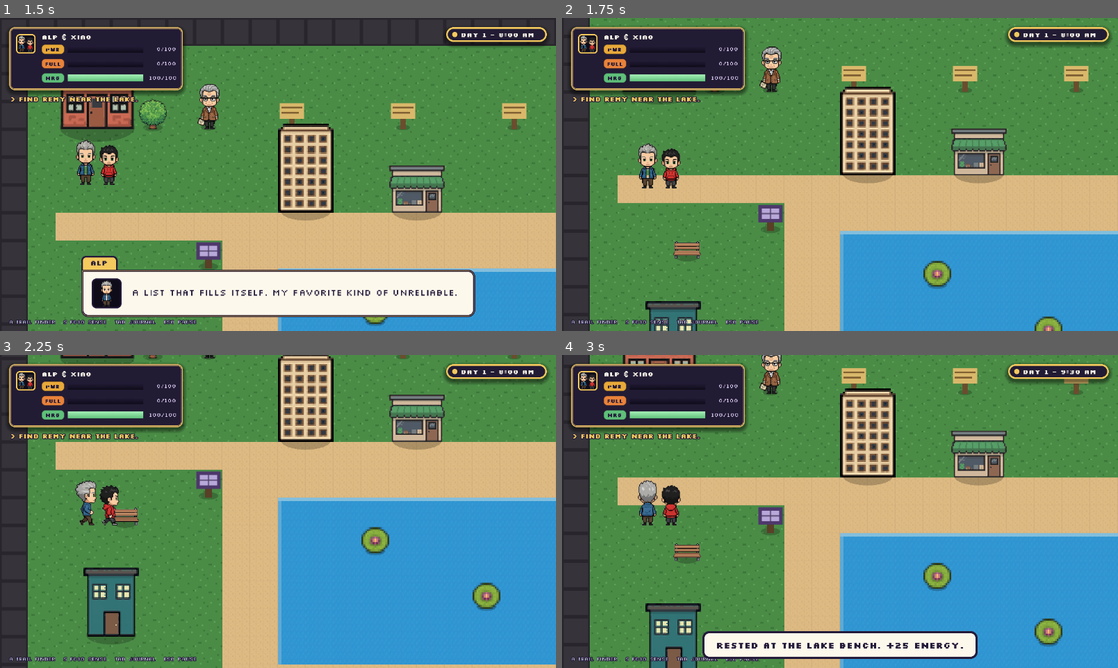
Above: before the commit, frames 1-4 (two rows, left to right).
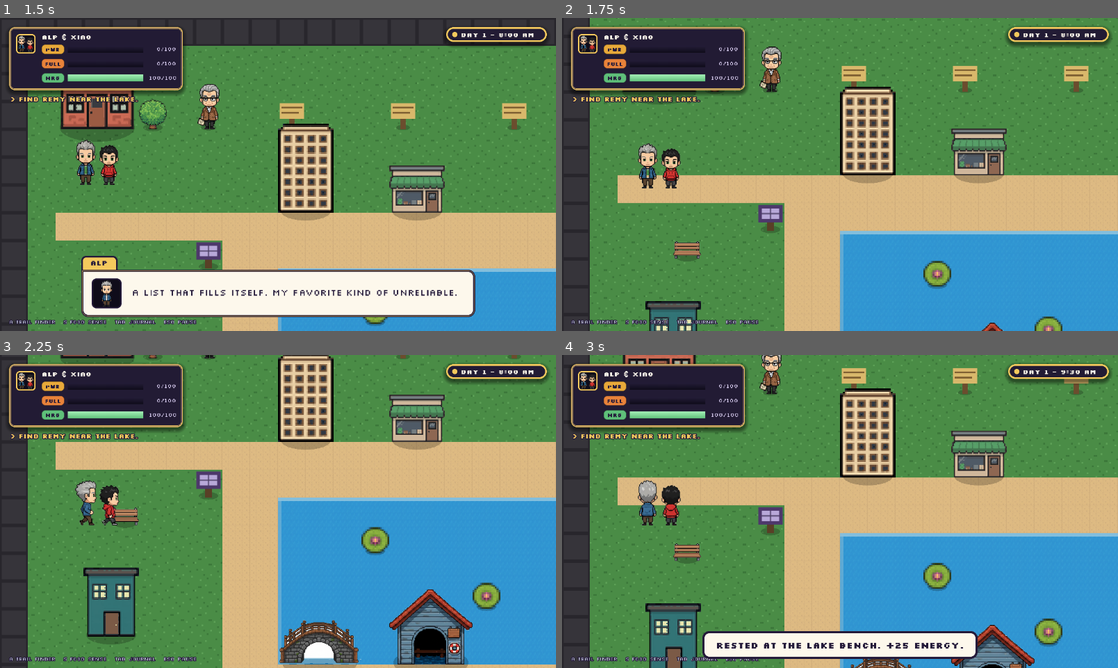
Above: after the commit, the same moments.

Repository: alexselig/la-food-quest
Game: Godot game, scene res://scenes/title.tscn
Two runs of this game, one before a commit and one after it. Both use one fixed random seed, a clock stepped at 60 frames per second and the inputs below.
Inputs:
- Up to frame 1 (1.5 s): tap Enter (ui_accept) at 0.5, 0.77, 1.25 s; hold Right (ui_right) 0.53-1.28 s; tap L at 0.6, 1.35 s; hold Down (ui_down) from 1.28 s (still down)
- Up to frame 2 (1.75 s): keep holding Down (ui_down); tap Enter (ui_accept) at 1.52 s
- Up to frame 3 (2.25 s): release Down (ui_down) at 2.03 s; hold Right (ui_right) from 2.03 s (still down); tap Q at 2.1 s
- Up to frame 4 (3 s): tap L at 2.3 s; tap Enter (ui_accept) at 2.75 s; release Right (ui_right) at 2.78 s; hold Up (ui_up) from 2.78 s (still down); tap Space at 2.85 s

Frame 1 is identical in both runs. In frame 2, less than 0.1% of the frame differs, in the area x 75-80%, y 97-100%; in frame 3, 4.4%, in the area x 50-85%, y 74-100%; in frame 4, 1.3%.

Commit message:
Level 1: real pickup objects, lake landmarks, and a clearer exit gate
Pickups: chain pin, oil can, and bell now render as distinct objects instead of
identical glowing gems (_draw_item switches on item id).

Landmarks (AI pixel-art matched to the building style): a boathouse beside Nia,
an arched bridge by the chain pin, a maintenance shed by the oil can, and a
fountain in the lakeside plaza. Added to echo_park obstacles + sprite loading.

Exit gate UX: the gate now renders open (green) the moment every task but walking
through is done, and locked (red) otherwise, refreshing live as steps complete.
The locked message lists how many tasks remain and the next one, and the HUD
objective announces when you're clear to head for the gate. Fixes the confusion
where the gate looked/stayed shut after fixing the bike while another step (e.g.
finding the real scent or repairing the lake map) was still pending.

Adds tools/gen_l1_art.py (landmark generator; key read from a gitignored env).

Co-authored-by: Copilot <223556219+Copilot@users.noreply.github.com>
Copilot-Session: 8fbc18d6-581f-49a3-a43e-86521cc1b0f3

Diff:
--- a/scripts/data/game_data.gd
+++ b/scripts/data/game_data.gd
@@ -102,6 +102,10 @@
 			{"id": "lotus", "rect": [13, 10, 1, 1]},
 			{"id": "lotus", "rect": [17, 12, 1, 1]},
 			{"id": "lotus", "rect": [20, 11, 1, 1]},
+			{"id": "bridge", "rect": [10, 12, 3, 3]},
+			{"id": "boathouse", "rect": [14, 12, 3, 3]},
+			{"id": "shed", "rect": [27, 10, 2, 2]},
+			{"id": "fountain", "rect": [19, 17, 2, 2]},
 		],
 		"objects": [
 			{"type": "rest_point", "id": "home", "name": "Apartment", "rect": [2, 2, 3, 2], "mode": "home", "sprite": "home"},
--- a/scripts/level_controller.gd
+++ b/scripts/level_controller.gd
@@ -56,7 +56,7 @@
 	_setup_camera()
 	_setup_hud()
 	if quests:
-		quests.quest_updated.connect(func(_q): _refresh_objective())
+		quests.quest_updated.connect(_on_quest_updated)
 	if dlg:
 		dlg.dialogue_finished.connect(_on_dialogue_finished)
 	_refresh_objective()
@@ -290,18 +290,36 @@
 	if quests.is_complete(qid):
 		_complete_level(next_level, next_spawn)
 		return ""
-	var others_done := true
-	for s in (data.get_quest(qid).get("steps", []) if data else []):
-		var sid3 := String(s.get("id", ""))
-		if sid3 != "reach_exit" and not quests.is_step_done(qid, sid3):
-			others_done = false
-	if not others_done:
-		return "The gate stays shut. First: %s" % quests.current_objective(qid)
+	var remaining := _remaining_exit_steps()
+	if not remaining.is_empty():
+		var extra := "" if remaining.size() == 1 else " - %d tasks left" % remaining.size()
+		return "The gate is locked%s. Next: %s" % [extra, remaining[0]]
 	if need_ab != "" and not gs.has_ability(need_ab):
 		return "You need the %s to clear the way here." % _ability_label(need_ab)
 	quests.note_step("reach_exit")
 	_complete_level(next_level, next_spawn)
 	return ""
+
+# Step texts still needed before the exit gate opens (excludes reach_exit itself).
+func _remaining_exit_steps() -> Array:
+	var out: Array = []
+	var qid := String(level.get("completion_quest_id", ""))
+	if quests == null or qid == "" or data == null:
+		return out
+	for s in data.get_quest(qid).get("steps", []):
+		var sid := String(s.get("id", ""))
+		if sid != "reach_exit" and not quests.is_step_done(qid, sid):
+			out.append(String(s.get("text", sid)))
+	return out
+
+# True once everything but walking through the exit is done (gate shows open).
+func _exit_ready() -> bool:
+	var qid := String(level.get("completion_quest_id", ""))
+	if quests == null or qid == "":
+		return true
+	if quests.is_complete(qid):
+		return true
+	return _remaining_exit_steps().is_empty()
 
 func _ability_label(id: String) -> String:
 	match id:
@@ -429,12 +447,19 @@
 	add_child(JournalScript.new())
 	add_child(PauseMenuScript.new())
 
+func _on_quest_updated(_q) -> void:
+	_refresh_objective()
+	queue_redraw()   # keep the exit gate's locked/open state in sync
+
 func _refresh_objective() -> void:
 	if hud == null or quests == null:
 		return
 	var qid := String(level.get("completion_quest_id", ""))
 	if qid != "" and quests.is_active(qid):
-		hud.set_objective(quests.current_objective(qid))
+		if _exit_ready():
+			hud.set_objective("All tasks done - head to the Silver Lake gate!")
+		else:
+			hud.set_objective(quests.current_objective(qid))
 	elif qid != "" and quests.is_complete(qid):
 		hud.set_objective("Ride to the exit!")
 	else:
@@ -454,7 +479,8 @@
 	_pavement = _tex("res://assets/tiles/pavement.png")
 	_star = _tex("res://assets/fx/star.png")
 	for id in ["ramen", "taco", "boba", "diner", "dumpling", "home", "golden_ladle",
-			"fill_apartment_a", "fill_apartment_b", "fill_office", "fill_shop_a", "fill_shop_b", "fill_house"]:
+			"fill_apartment_a", "fill_apartment_b", "fill_office", "fill_shop_a", "fill_shop_b", "fill_house",
+			"boathouse", "bridge", "shed", "fountain"]:
 		_sprites[id] = _tex("res://assets/buildings/%s.png" % id)
 	_sprites["park"] = _tex("res://assets/buildings/park.png")
 	_sprites["npc"] = _tex("res://assets/props/npc.png")
@@ -563,7 +589,7 @@
 		"sign":
 			_draw_sign(px, py, pw, ph)
 		"item":
-			_draw_item(px, py, pw, ph)
+			_draw_item(String(o.get("id", "")), px, py, pw, ph)
 		"puzzle":
 			_draw_puzzle_board(o, px, py, pw, ph)
 		"exit":
@@ -663,17 +689,67 @@
 	draw_rect(Rect2(px + 2, py + 3, pw - 4, 1), Color(0.5, 0.38, 0.2))
 	draw_rect(Rect2(px + 2, py + 6, pw - 6, 1), Color(0.5, 0.38, 0.2))
 
-func _draw_item(px: float, py: float, pw: float, ph: float) -> void:
+func _draw_item(id: String, px: float, py: float, pw: float, ph: float) -> void:
 	var t := Time.get_ticks_msec() / 1000.0
-	var bob := sin(t * 3.0) * 1.5
+	var bob := sin(t * 3.0) * 1.4
 	var cx := px + pw * 0.5
 	var cy := py + ph * 0.5 + bob
-	_shadow(cx, py + ph - 1, pw * 0.45)
-	draw_circle(Vector2(cx, cy), 5.5, Color(1.0, 0.95, 0.5, 0.35))  # halo
-	# diamond gem
-	var pts := PackedVector2Array([Vector2(cx, cy - 4), Vector2(cx + 4, cy), Vector2(cx, cy + 4), Vector2(cx - 4, cy)])
-	draw_colored_polygon(pts, Color(0.98, 0.82, 0.30))
-	draw_line(Vector2(cx, cy - 4), Vector2(cx, cy + 4), Color(1, 1, 0.8, 0.8), 1.0)
+	_shadow(cx, py + ph - 1, pw * 0.4)
+	draw_circle(Vector2(cx, cy), 6.5, Color(1.0, 0.96, 0.6, 0.16))   # soft collectible glow
+	match id:
+		"chain_pin":
+			_draw_chain_pin(cx, cy)
+		"oil":
+			_draw_oil_can(cx, cy)
+		"bell_screw":
+			_draw_bell(cx, cy)
+		_:
+			var pts := PackedVector2Array([Vector2(cx, cy - 4), Vector2(cx + 4, cy), Vector2(cx, cy + 4), Vector2(cx - 4, cy)])
+			draw_colored_polygon(pts, Color(0.98, 0.82, 0.30))
+			draw_line(Vector2(cx, cy - 4), Vector2(cx, cy + 4), Color(1, 1, 0.8, 0.8), 1.0)
+	# twinkle so it still reads as a pickup
+	var sp: float = 0.5 + 0.5 * sin(t * 5.0)
+	draw_circle(Vector2(cx + 4.5, cy - 5.0), 1.0, Color(1, 1, 1, 0.35 + 0.45 * sp))
+
+const _INK := Color(0.12, 0.10, 0.14)
+const _STEEL := Color(0.76, 0.79, 0.86)
+const _STEEL_HI := Color(0.94, 0.96, 1.0)
+
+func _draw_chain_pin(cx: float, cy: float) -> void:
+	# a steel cotter/chain pin: looped head, straight shaft, split legs
+	draw_rect(Rect2(cx - 2, cy - 2, 4, 9), _INK)                     # shaft outline
+	draw_rect(Rect2(cx - 1, cy - 1, 2, 7), _STEEL)                   # shaft
+	draw_line(Vector2(cx - 0.2, cy - 1), Vector2(cx - 0.2, cy + 5), _STEEL_HI, 0.8)
+	draw_rect(Rect2(cx - 1.6, cy + 5, 1.1, 2.2), _STEEL)            # left leg
+	draw_rect(Rect2(cx + 0.5, cy + 5, 1.1, 2.2), _STEEL)           # right leg
+	draw_circle(Vector2(cx, cy - 3.4), 3.2, _INK)                   # looped head
+	draw_circle(Vector2(cx, cy - 3.4), 2.2, _STEEL)
+	draw_circle(Vector2(cx, cy - 3.4), 1.0, _INK)                   # hole
+
+func _draw_oil_can(cx: float, cy: float) -> void:
+	var red := Color(0.82, 0.24, 0.20)
+	draw_rect(Rect2(cx - 3.5, cy - 2.5, 7, 7.5), _INK)              # body outline
+	draw_rect(Rect2(cx - 3, cy - 2, 6, 6.5), red)                   # body
+	draw_rect(Rect2(cx - 3, cy - 2, 6, 1.8), Color(0.92, 0.36, 0.30))  # top sheen
+	draw_circle(Vector2(cx - 0.5, cy + 1.5), 1.5, Color(0.96, 0.86, 0.4))  # label dot
+	draw_rect(Rect2(cx - 1.6, cy - 4, 3.2, 2), _INK)               # cap
+	draw_rect(Rect2(cx - 1.1, cy - 3.6, 2.2, 1.2), _STEEL)
+	draw_line(Vector2(cx + 2, cy - 1), Vector2(cx + 6.2, cy - 4.2), _INK, 2.6)   # spout
+	draw_line(Vector2(cx + 2, cy - 1), Vector2(cx + 6.2, cy - 4.2), _STEEL, 1.2)
+
+func _draw_bell(cx: float, cy: float) -> void:
+	var gold := Color(0.92, 0.73, 0.26)
+	var gold_dk := Color(0.62, 0.46, 0.12)
+	draw_colored_polygon(PackedVector2Array([Vector2(cx - 3.6, cy + 3.2), Vector2(cx - 2.7, cy - 2), Vector2(cx + 2.7, cy - 2), Vector2(cx + 3.6, cy + 3.2)]), _INK)
+	draw_colored_polygon(PackedVector2Array([Vector2(cx - 2.8, cy + 2.6), Vector2(cx - 2.0, cy - 1.4), Vector2(cx + 2.0, cy - 1.4), Vector2(cx + 2.8, cy + 2.6)]), gold)
+	draw_circle(Vector2(cx, cy - 1.6), 2.5, _INK)                   # dome
+	draw_circle(Vector2(cx, cy - 1.6), 1.8, gold)
+	draw_rect(Rect2(cx - 3.7, cy + 2.6, 7.4, 1.8), _INK)           # rim
+	draw_rect(Rect2(cx - 3.2, cy + 2.9, 6.4, 1.0), gold_dk)
+	draw_circle(Vector2(cx, cy + 3.8), 1.0, _INK)                  # clapper
+	draw_circle(Vector2(cx, cy - 3.7), 1.7, _INK)                  # screw loop
+	draw_circle(Vector2(cx, cy - 3.7), 0.9, _STEEL)
+	draw_line(Vector2(cx - 1.4, cy - 0.6), Vector2(cx - 1.9, cy + 2.0), Color(1, 0.96, 0.7, 0.8), 0.9)
 
 func _draw_puzzle_board(o: Dictionary, px: float, py: float, pw: float, ph: float) -> void:
 	var cx := px + pw * 0.5
@@ -690,7 +766,7 @@
 	draw_line(Vector2(inner.position.x + inner.size.x * 0.5, inner.position.y), Vector2(inner.position.x + inner.size.x * 0.5, inner.position.y + inner.size.y), Color(0.3, 0.25, 0.4, 0.7), 1.0)
 
 func _draw_gate(px: float, py: float, pw: float, ph: float) -> void:
-	var open: bool = quests != null and quests.is_complete(String(level.get("completion_quest_id", "")))
+	var open: bool = _exit_ready()
 	var bottom := py + ph
 	var post := Color(0.45, 0.32, 0.2)
 	_shadow(px + pw * 0.5, bottom, pw * 0.9)
--- a/test/logic_test.gd
+++ b/test/logic_test.gd
@@ -317,7 +317,7 @@
 
     # exit locked before quest complete
     var early_exit: String = LC.interact_at(Vector2i(32, 10))
-    f += ck("shut" in early_exit.to_lower(), "exit locked before quest complete")
+    f += ck("locked" in early_exit.to_lower(), "exit locked before quest complete")
     f += ck(not QML.is_complete("L1_MAIN"), "early exit does not complete quest")
 
     # 2. restaurant hidden before scent solved
Binary file added: assets/buildings/boathouse.png
Not shown, added: assets/buildings/boathouse.png.import
Binary file added: assets/buildings/bridge.png
Not shown, added: assets/buildings/bridge.png.import
Binary file added: assets/buildings/fountain.png
Not shown, added: assets/buildings/fountain.png.import
Binary file added: assets/buildings/shed.png
Not shown, added: assets/buildings/shed.png.import
Not shown, changed: docs/index.html
Not shown, changed: docs/index.pck
Not shown, added: tools/gen_l1_art.py
